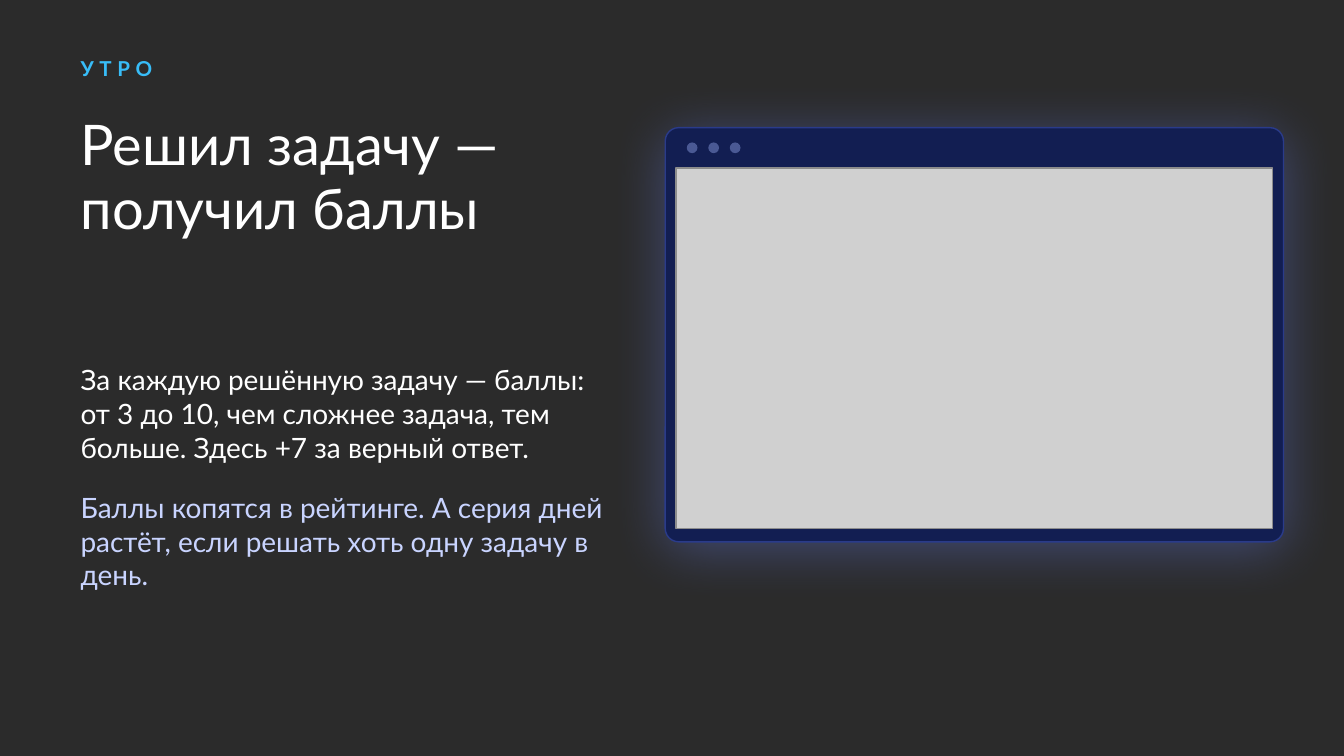
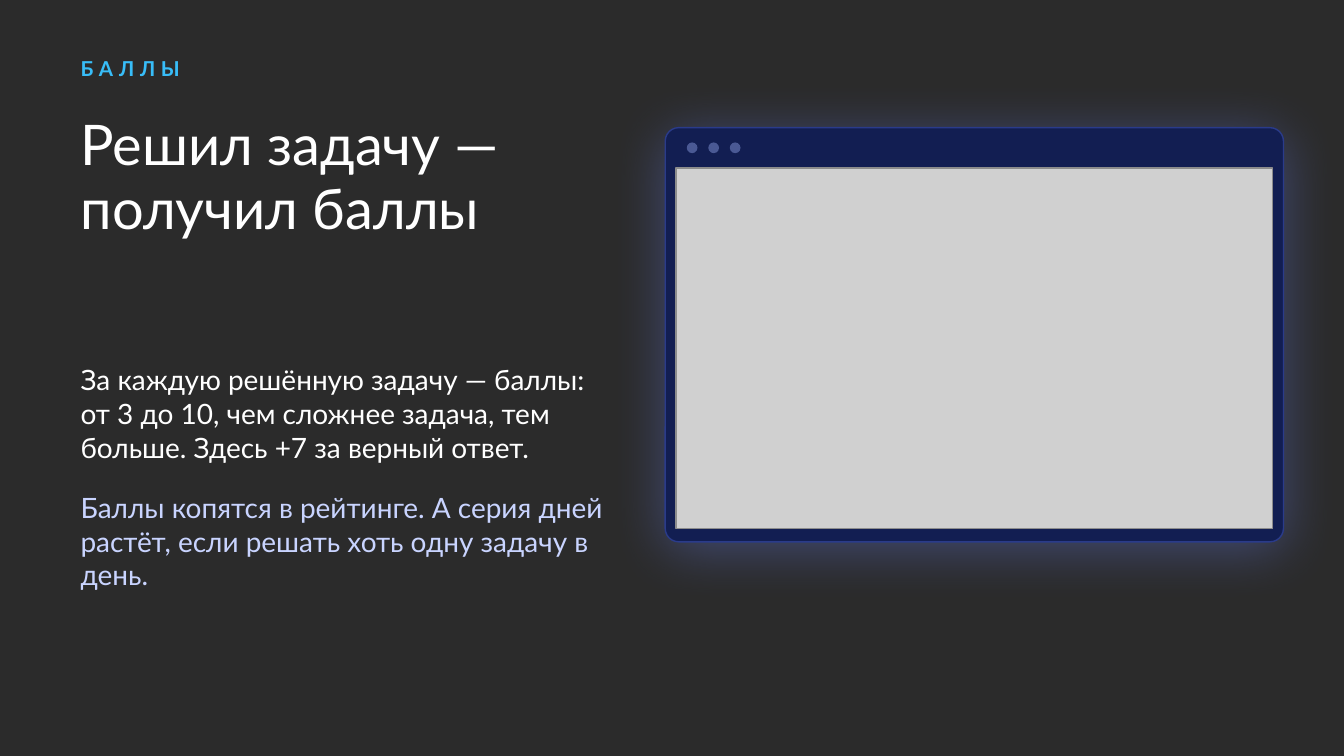
Before and after one commit to nagayevarsen/olymp-trainer, a slide deck: slide 2 of docs/handoff/olymp-trainer.pptx. Drawn at 1344x756 pixels with LibreOffice and Linux fonts; fonts in the diff are those of the drawing; grey boxes stand for pictures; background and template pictures are left out; a plain dark background stands for a picture behind light text. Boxes give left, top, right and bottom in pixels: in the first picture for what was removed or moved away, otherwise in the second. Text is boxed around its words. In the diff, an @@ line names an element or a change of style, - is before the commit and + after.

Commit message:
Презентация и ролик: убраны «утро, день, вечер»

```diff
--- a/docs/handoff/olymp-trainer.pptx
+++ b/docs/handoff/olymp-trainer.pptx
@@ text at [81,61,180,76]: text changed @@
-УТРО
+БАЛЛЫ
```
Also in this commit, not shown: 3 other slides changed, 1 other file.
